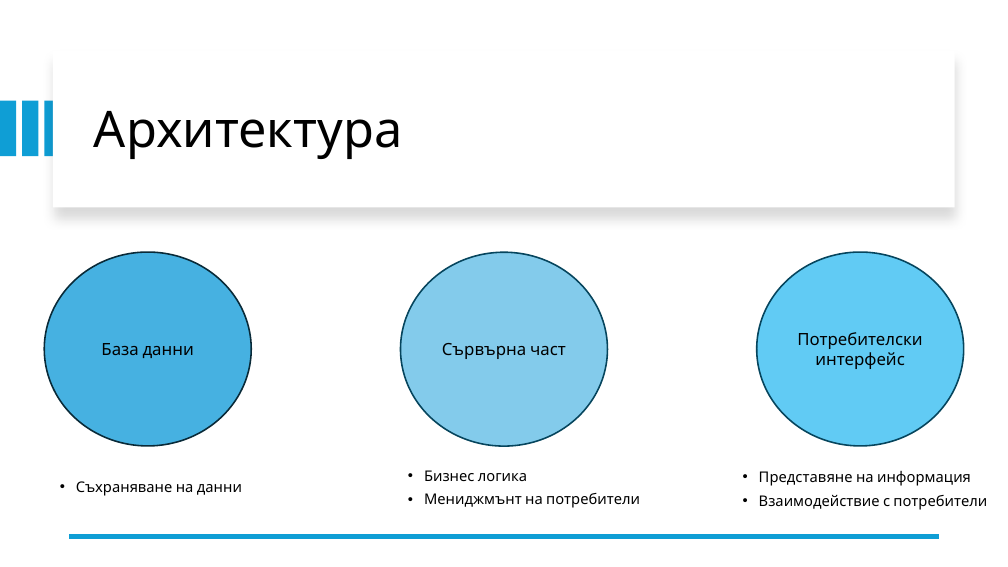
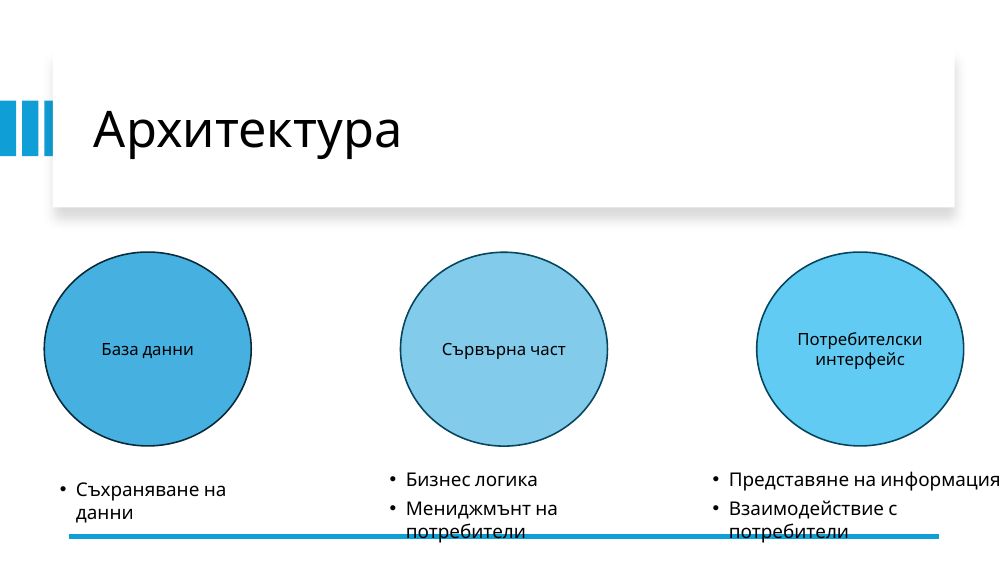
Before and after one commit to Exonault/BooksAPI, a slide deck: slide 4 of Document/Presentation.pptx (slide 5 before the commit). Drawn at 1008x567 pixels with LibreOffice and Linux fonts; fonts in the diff are those of the drawing. Boxes give left, top, right and bottom in pixels: in the first picture for what was removed or moved away, otherwise in the second. Text is boxed around its words. In the diff, an @@ line names an element or a change of style, - is before the commit and + after.

Commit message:
presentation 2

```diff
--- a/Document/Presentation.pptx
+++ b/Document/Presentation.pptx
@@ text "Бизнес логика" moved from (x1=424, y1=470, x2=640, y2=508) to (x1=406, y1=472, x2=558, y2=543) @@
@@ size 14 to 18 pt in 3 elements at (x1=76, y1=482, x2=227, y2=523), (x1=406, y1=472, x2=558, y2=543), (x1=729, y1=471, x2=1000, y2=543) @@
@@ text "Представяне на информация" moved from (x1=759, y1=471, x2=987, y2=510) to (x1=729, y1=471, x2=1000, y2=543) @@
```
Also in this commit, not shown: 2 other slides changed, 5 slides added, 2 slides removed.
